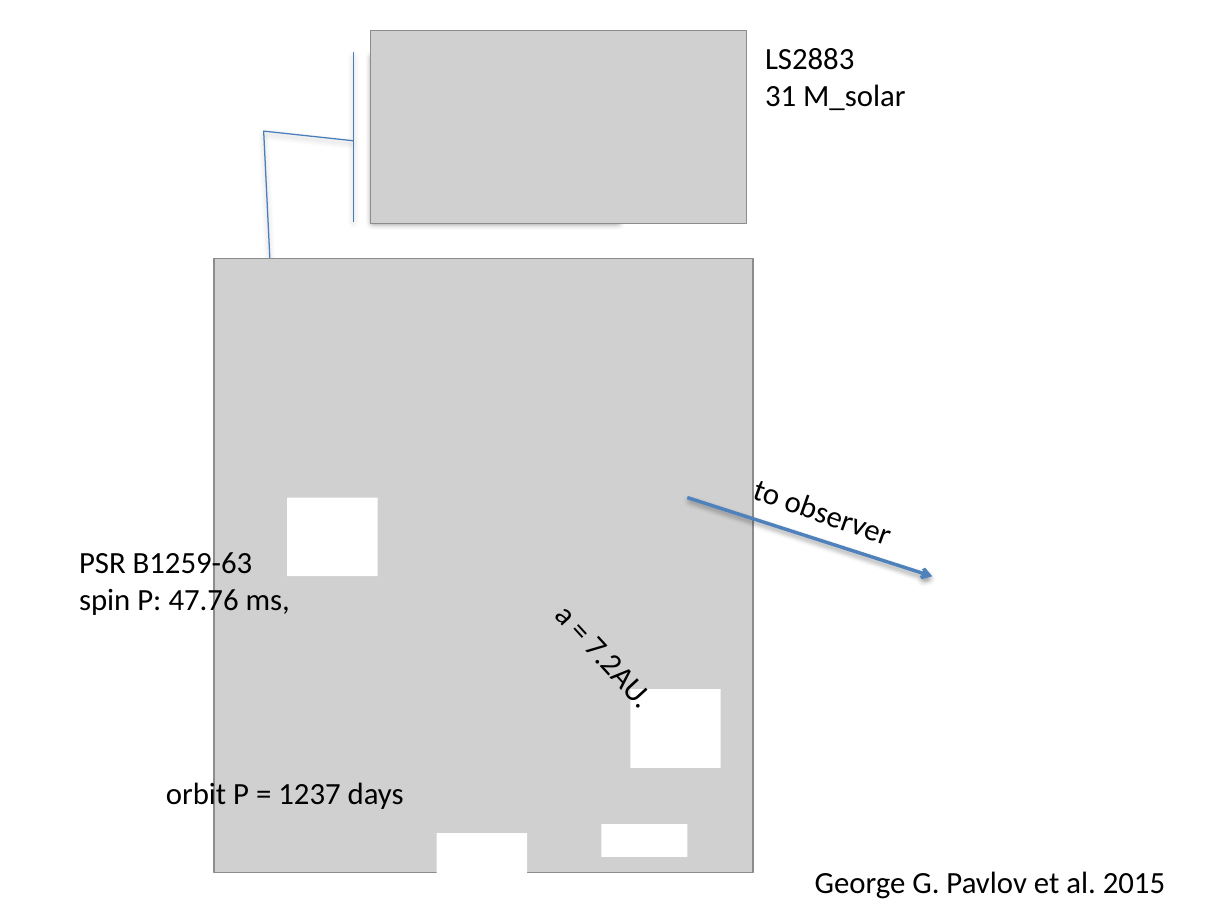
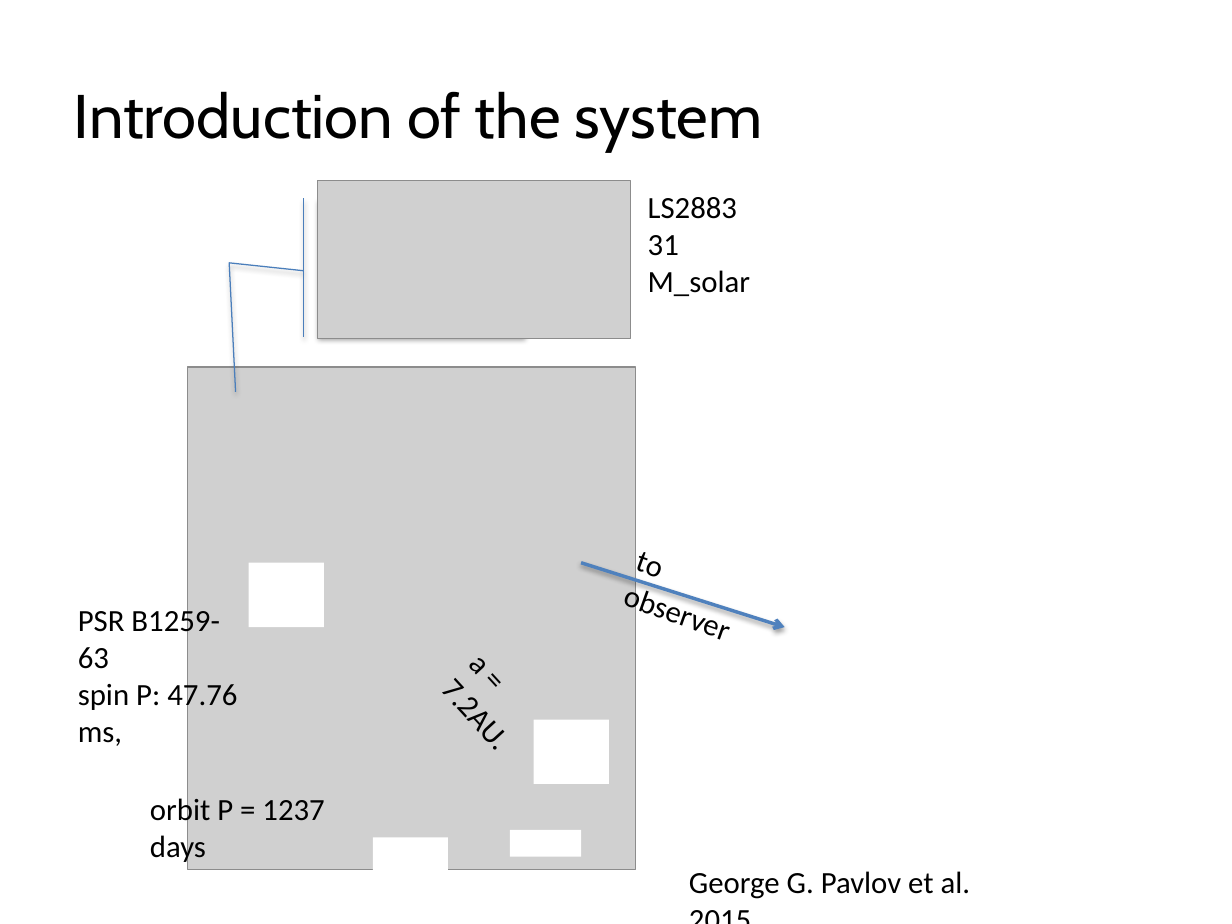
Before and after one commit to ShuxuYi/shuxuyi.github.io, a slide deck: slide 2 of lectures/FPSWUhan.pptx. Drawn at 1232x924 pixels with LibreOffice and Linux fonts; fonts in the diff are those of the drawing; grey boxes stand for pictures. Boxes give left, top, right and bottom in pixels: in the first picture for what was removed or moved away, otherwise in the second. Text is boxed around its words. In the diff, an @@ line names an element or a change of style, - is before the commit and + after.

```diff
--- a/lectures/FPSWUhan.pptx
+++ b/lectures/FPSWUhan.pptx
@@ title added at [74,91,762,152], 36 pt, text #000000 @@
+Introduction of the system
@@ picture: place and size @@
-picture at [371,31,748,223]
+picture at [318,181,631,339]
@@ accent callout: place and size @@
-accent callout at [371,52,621,222]
+accent callout at [318,198,525,338]
@@ text "LS2883" rewrapped from [765,48,905,110] to [648,197,750,296] @@
@@ picture: place and size @@
-picture at [214,259,754,873]
+picture at [187,367,634,870]
@@ text "to observer": place and size @@
-text "to observer" at [751,473,776,509]
+text "to observer" at [634,545,659,581]
@@ rectangle: place and size @@
-rectangle at [287,498,377,577]
+rectangle at [249,563,324,627]
@@ arrow moved from (687, 498) - (933, 577) to (582, 563) - (785, 627) @@
@@ text "PSR B1259-63" rewrapped from [79,548,290,618] to [78,605,237,746] @@
@@ text "a = 7.2AU." rewrapped from [545,617,623,666] to [432,667,497,708] @@
@@ rectangle: place and size @@
-rectangle at [631,690,721,769]
+rectangle at [533,719,609,784]
@@ text "orbit P = 1237 days" rewrapped from [166,779,404,813] to [150,795,324,865] @@
@@ rectangle: place and size @@
-rectangle at [436,833,526,912]
+rectangle at [373,838,448,902]
@@ rectangle: place and size @@
-rectangle at [601,824,687,856]
+rectangle at [510,830,582,857]
@@ text "George G. Pavlov et al. ..." rewrapped from [815,871,1165,899] to [689,871,971,899] @@
```
Also in this commit, not shown: 18 other slides changed, 1 slide removed, 1 other file.
